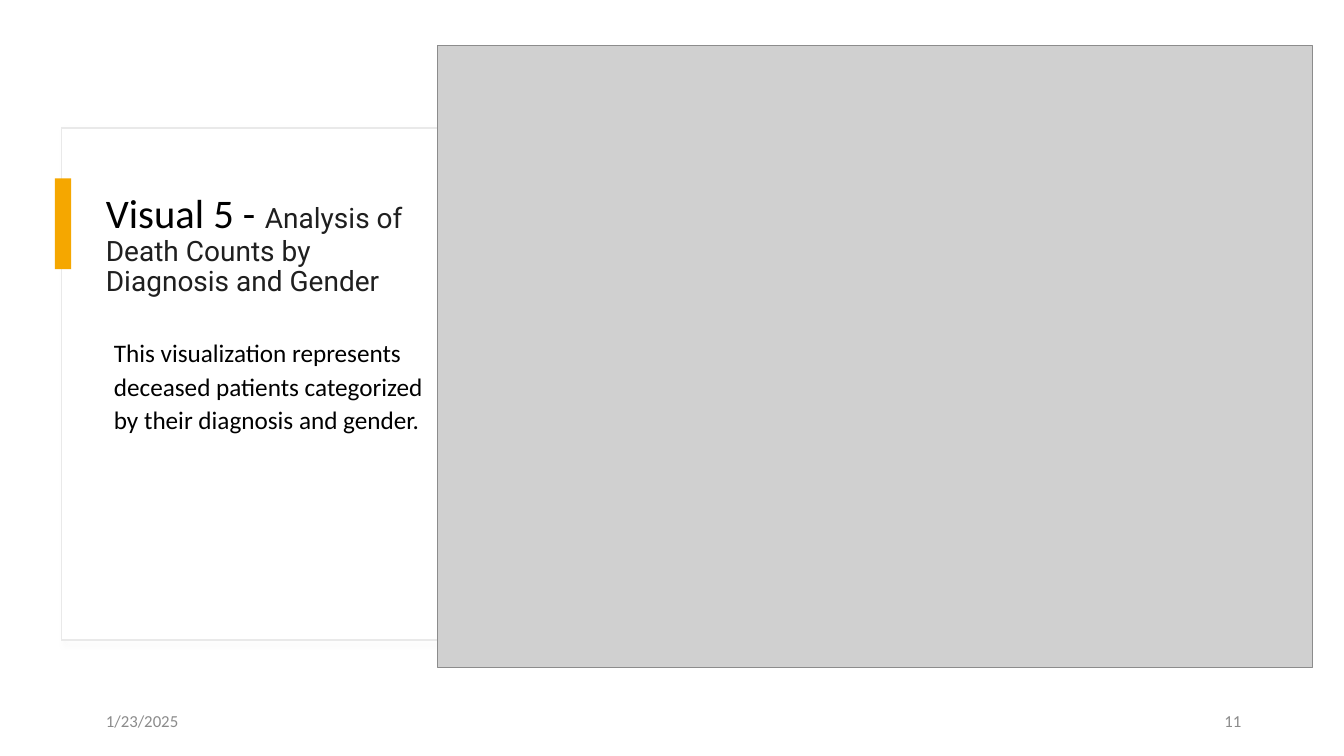
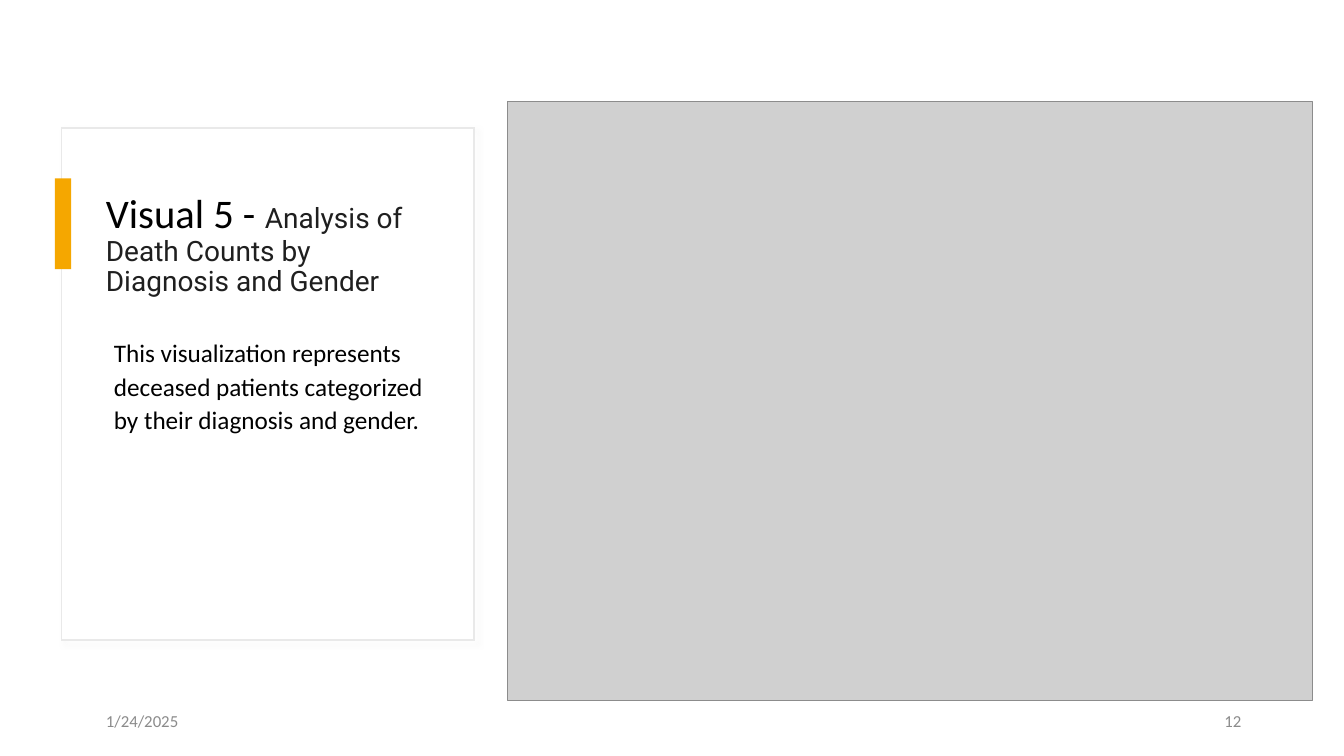
Before and after one commit to AnkitaSavaliya/AIH, a slide deck: slide 12 of MIMIC Visualization.pptx (slide 11 before the commit). Drawn at 1344x756 pixels with LibreOffice and Linux fonts; fonts in the diff are those of the drawing; grey boxes stand for pictures. Boxes give left, top, right and bottom in pixels: in the first picture for what was removed or moved away, otherwise in the second. Text is boxed around its words. In the diff, an @@ line names an element or a change of style, - is before the commit and + after.

```diff
--- a/MIMIC Visualization.pptx
+++ b/MIMIC Visualization.pptx
@@ picture resized from (x1=438, y1=45, x2=1313, y2=667) to (x1=507, y1=101, x2=1313, y2=700) @@
@@ text at (x1=106, y1=715, x2=178, y2=728): text changed @@
-1/23/2025
+1/24/2025
@@ page number at (x1=1224, y1=716, x2=1241, y2=727): text changed @@
-11
+12
```
Also in this commit, not shown: 12 other slides changed, 1 slide added, 1 other file.
